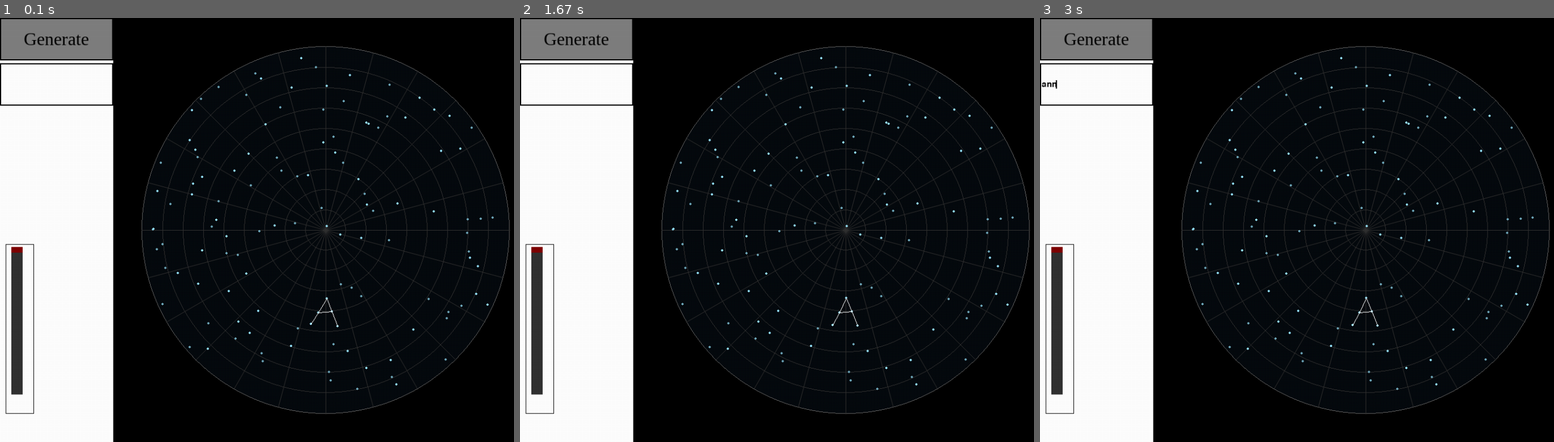
Above: before the commit, frames 1-3 (left to right).
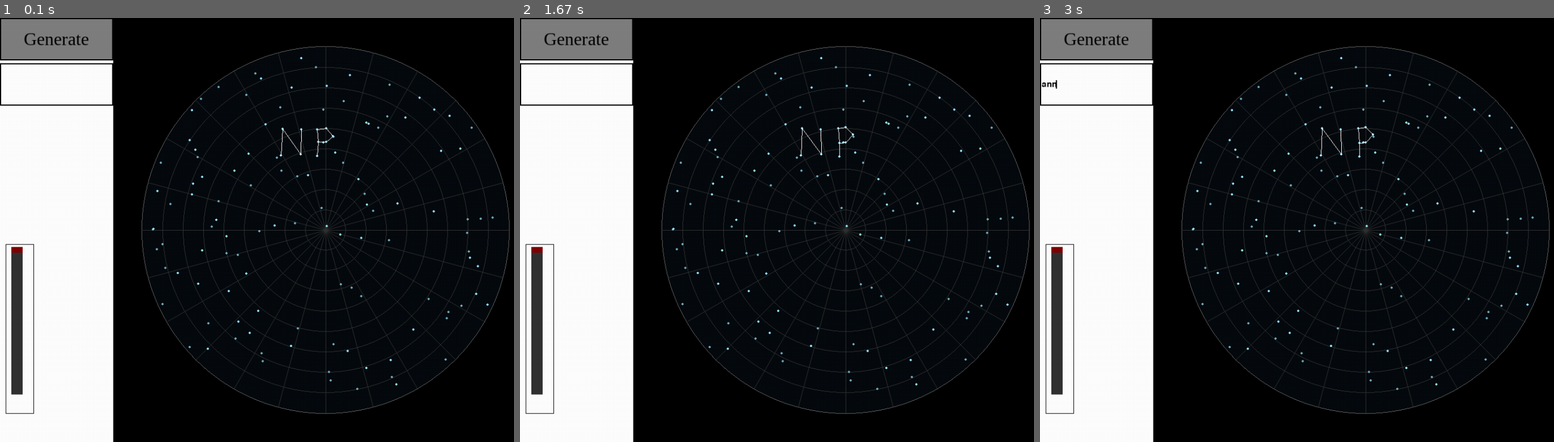
Above: after the commit, the same moments.

Repository: stephenfinch/Star-Map-Generator_v2
Game: pygame game, started from main.py
The game is run twice, just before and just after one commit, with the same random seed, the same clock (stepped at 60 frames per second) and the same inputs.
Inputs (mouse positions are in pixels of both pictures, inside the frame that each line leads up to):
- Up to frame 1 (0.1 s): no input
- Up to frame 2 (1.67 s): click (576, 39) at 0.4 s
- Up to frame 3 (3 s): click (1096, 81) at 2.07 s; type "ann" at 2.33 s; tap Enter at 2.77 s

The runs differ from the first frame. In frame 1, 0.1% of the frame differs, in the area x 54-66%, y 25-73%; in frame 2, 0.1%; in frame 3, 0.1%.

Commit message:
small update
added more letter presets

Diff:
--- a/settings.py
+++ b/settings.py
@@ -2,9 +2,9 @@
     def __init__(self):
 
         #Main display
-        self.text_input = "A"                    #text box (maybe add numbers later)
+        self.text_input = "NP"                    #text box (maybe add numbers later)
         self.text_size = 1                      #slider
-        self.text_height_offset = -300             #four buttons (arrows -- move the center)
+        self.text_height_offset = 0             #four buttons (arrows -- move the center)
 
         #Options display
         self.show_constellation = True          #button --> turn on/off all types of constellations at once
--- a/star_map.py
+++ b/star_map.py
@@ -66,20 +66,20 @@
 LETTER_CONSTELLATIONS = {
     'A':([3,12,14,21,25],[(3,12),(3,14),(12,14),(12,21),(14,25)]),
     'B':([1,3,9,11,13,19,21,23],[(1,3),(1,11),(11,21),(21,23),(11,13),(3,9),(9,13),(13,19),(19,23)]),
-    'C':([2,4,6,16,22,24],[]),
-    'D':([1,3,9,19,21,23],[]),
-    'E':([2,4,12,14,22,24],[]),
-    'F':([2,4,12,14,22],[]),
+    'C':([2,4,6,16,22,24],[(2,4,),(2,6),(6,16),(16,22),(22,24)]),
+    'D':([1,3,9,19,21,23],[(1,21,),(1,3),(3,9),(9,19),(19,23),(21,23)]),
+    'E':([2,4,12,14,22,24],[(2,12,),(12,22),(2,4),(12,14),(22,24)]),
+    'F':([2,4,12,14,22],[(2,12,),(12,22),(2,4),(12,14)]),
     'G':([2,4,6,10,16,19,20,22,24],[]),
-    'H':([2,4,12,14,22,24],[]),
-    'I':([2,3,4,22,23,24],[]),
-    'J':([1,3,4,16,18,22],[]),
-    'K':([2,4,12,22,24],[]),
-    'L':([2,12,22,24],[]),
+    'H':([2,4,12,14,22,24],[(2,12,),(12,22),(4,14),(14,24),(12,14)]),
+    'I':([2,3,4,22,23,24],[(2,3,),(3,4),(3,23),(22,23),(23,24)]),
+    'J':([1,3,4,16,18,22],[(1,3,),(3,4),(3,18),(18,22),(22,16)]),
+    'K':([2,4,12,22,24],[(2,12),(4,12),(12,22),(12,24)]),
+    'L':([2,12,22,24],[(2,12),(12,22),(22,24)]),
     'M':([1,5,21,23,25],[]),
-    'N':([1,4,21,24],[]),
+    'N':([1,4,21,24],[(1,21),(1,24),(24,4)]),
     'O':([2,4,6,10,16,20,22,24],[]),
-    'P':([2,3,9,12,13,22],[]),
+    'P':([2,3,9,12,13,22],[(2,12),(12,22),(2,3),(3,9),(9,13),(12,13)]),
     'Q':([2,4,6,10,16,19,20,22,24,25],[]),
     'R':([1,3,9,11,13,21,23],[]),
     'S':([2,4,6,12,14,20,22,24],[]),
